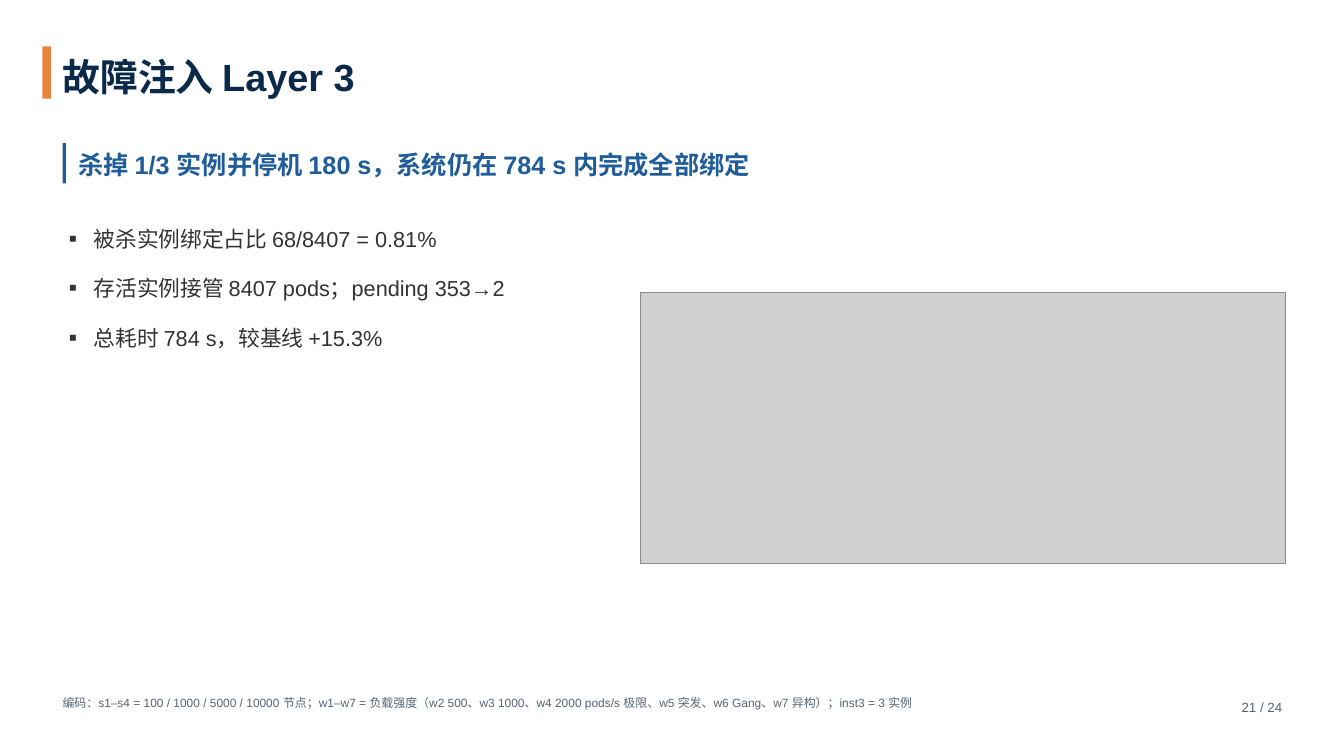
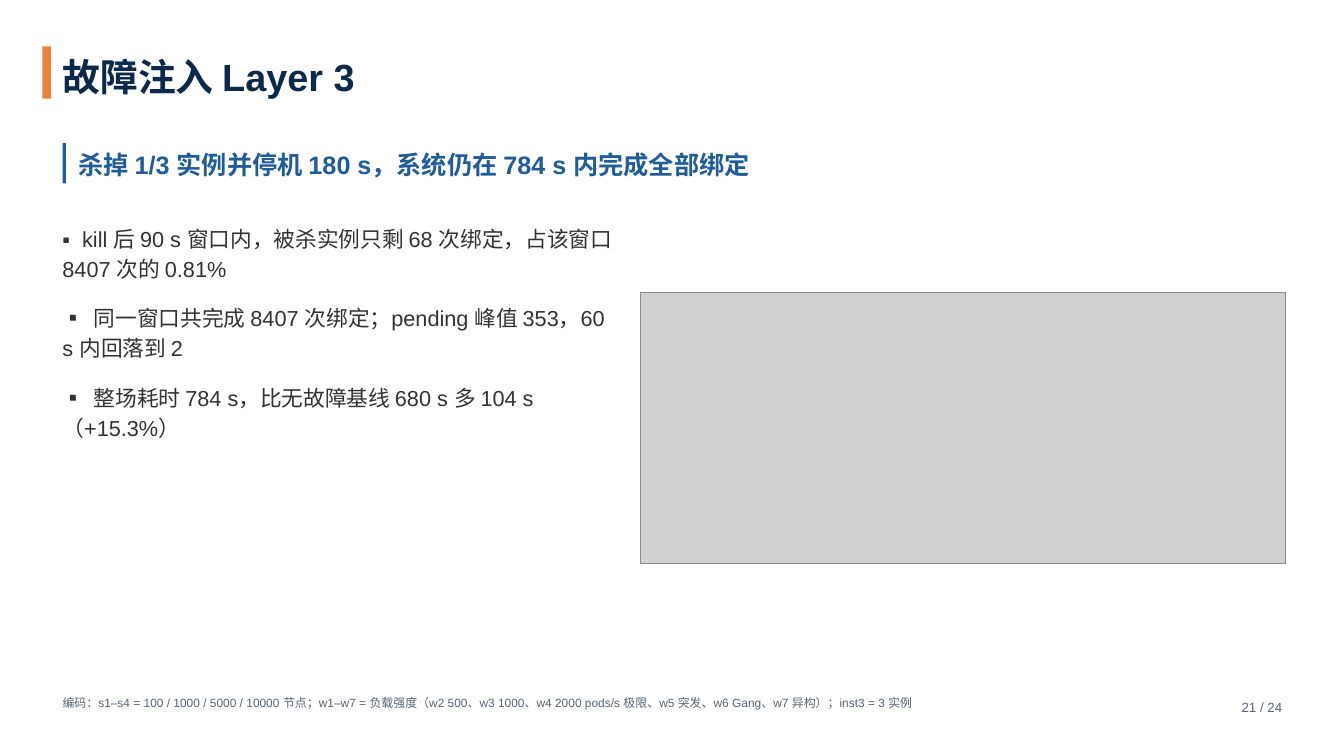
Before and after one commit to tengfei86/godel-scheduler, a slide deck: slide 21 of docs/thesis/defense/答辩PPT-基于etcd的分布式Kubernetes调度器.pptx. Drawn at 1344x756 pixels with LibreOffice and Linux fonts; fonts in the diff are those of the drawing; grey boxes stand for pictures. Boxes give left, top, right and bottom in pixels: in the first picture for what was removed or moved away, otherwise in the second. Text is boxed around its words. In the diff, an @@ line names an element or a change of style, - is before the commit and + after.

```diff
--- a/docs/thesis/defense/答辩PPT-基于etcd的分布式Kubernetes调度器.pptx
+++ b/docs/thesis/defense/答辩PPT-基于etcd的分布式Kubernetes调度器.pptx
@@ text at [62,228,613,438]: text changed @@
-▪ 被杀实例绑定占比 68/8407 = 0.81%
-▪ 存活实例接管 8407 pods；pending 353→2
-▪ 总耗时 784 s，较基线 +15.3%
+▪ kill 后 90 s 窗口内，被杀实例只剩 68 次绑定，占该窗口 8407 次的 0.81%
+▪ 同一窗口共完成 8407 次绑定；pending 峰值 353，60 s 内回落到 2
+▪ 整场耗时 784 s，比无故障基线 680 s 多 104 s（+15.3%）
```
Also in this commit, not shown: 1 other slide changed, 3 other files.
